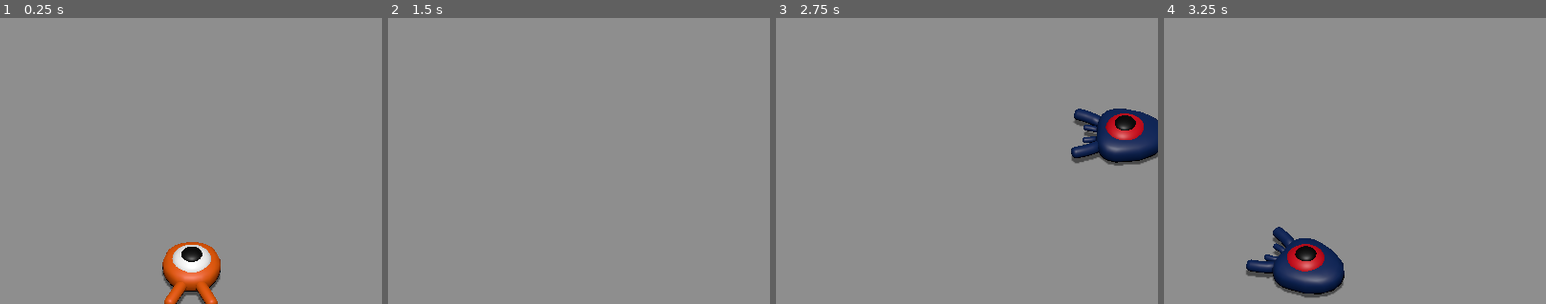
Above: before the commit, frames 1-4 (left to right).
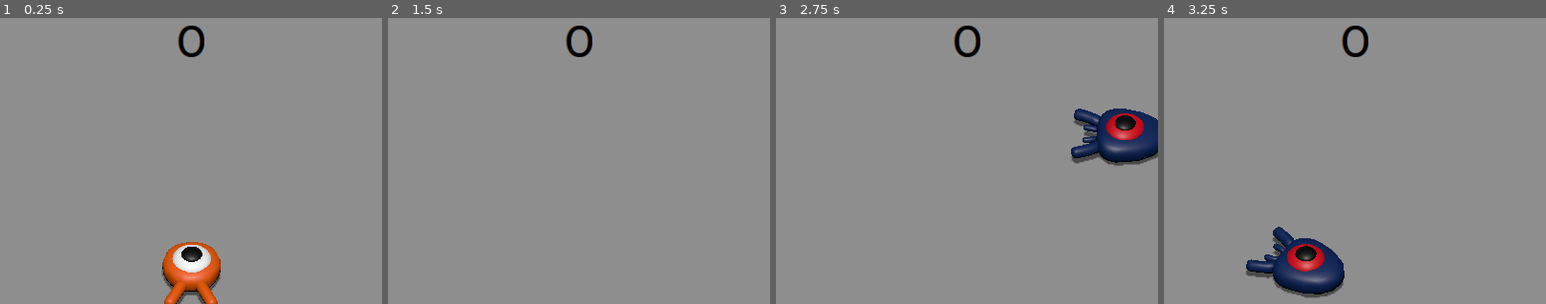
Above: after the commit, the same moments.

Repository: ParadoxV5/godot-first3D
Game: Godot game, scene res://main/main.tscn
The game is run twice, just before and just after one commit, with the same random seed, the same clock (stepped at 60 frames per second) and the same inputs.
Inputs:
- Up to frame 1 (0.25 s): no input
- Up to frame 2 (1.5 s): tap Enter at 0.5 s; hold Right (move_right) 0.53-1.28 s; tap Space (jump) at 0.77 s; hold Down (move_back) from 1.28 s (still down)
- Up to frame 3 (2.75 s): tap Space (jump) at 1.52 s; release Down (move_back) at 2.03 s; hold Right (move_right) from 2.03 s (still down)
- Up to frame 4 (3.25 s): release Right (move_right) at 2.78 s; hold Up (move_forward) from 2.78 s (still down); tap Space (jump) at 3.02 s
The pictures show only the part of the screen within x 25-75%, y 5-55%; the shares and areas given below are measured in that part.

The runs differ from the first frame. In frame 1, 0.4% of the frame differs, in the area x 46-54%, y 2-14%; in frame 2, 0.4%; in frame 3, 0.4%; in frame 4, 0.4%.

Commit message:
add Score display

Diff:
--- a/main/main.gd
+++ b/main/main.gd
@@ -5,6 +5,7 @@
 
 func _on_mob_spawn_timer_timeout() -> void:
   var mob: CharacterBody3D = mob_scene.instantiate()
+  mob.squashed.connect($UI/Score._on_Mob_squashed)
   # Unlike the Tuturial, this time I’m using a circularly
   # rotated `Vector3` to randomize the `start_position`
   mob.setup_position(
--- a/main/main.tscn
+++ b/main/main.tscn
@@ -1,14 +1,19 @@
-[gd_scene load_steps=6 format=3 uid="uid://c1funwtopiaoi"]
+[gd_scene load_steps=9 format=3 uid="uid://c1funwtopiaoi"]
 
 [ext_resource type="PackedScene" uid="uid://beo3duhd7iwot" path="res://player/player.tscn" id="1_g3xgd"]
 [ext_resource type="Script" path="res://main/main.gd" id="1_mu4jc"]
 [ext_resource type="PackedScene" uid="uid://dt2t7ofw185xl" path="res://mob/mob.tscn" id="3_tqv35"]
+[ext_resource type="FontFile" uid="uid://b82das4s4itv2" path="res://main/Montserrat-Medium.ttf" id="4_fdgk0"]
+[ext_resource type="Script" path="res://main/score.gd" id="5_q581c"]
 
 [sub_resource type="BoxShape3D" id="BoxShape3D_ihimu"]
 size = Vector3(50, 2, 50)
 
 [sub_resource type="BoxMesh" id="BoxMesh_dbmo4"]
 size = Vector3(50, 2, 50)
+
+[sub_resource type="Theme" id="Theme_8osnu"]
+default_font = ExtResource("4_fdgk0")
 
 [node name="Main" type="Node"]
 script = ExtResource("1_mu4jc")
@@ -52,5 +57,27 @@
 wait_time = 0.5
 autostart = true
 
+[node name="UI" type="Control" parent="."]
+layout_mode = 3
+anchors_preset = 15
+anchor_right = 1.0
+anchor_bottom = 1.0
+grow_horizontal = 2
+grow_vertical = 2
+theme = SubResource("Theme_8osnu")
+
+[node name="Score" type="Label" parent="UI"]
+layout_mode = 1
+anchors_preset = 10
+anchor_right = 1.0
+offset_top = 32.0
+offset_bottom = 114.0
+grow_horizontal = 2
+theme_override_colors/font_color = Color(0, 0, 0, 1)
+theme_override_font_sizes/font_size = 64
+text = "0"
+horizontal_alignment = 1
+script = ExtResource("5_q581c")
+
 [connection signal="hit" from="Player" to="." method="_on_player_hit"]
 [connection signal="timeout" from="MobSpawnTimer" to="." method="_on_mob_spawn_timer_timeout"]
--- /dev/null
+++ b/main/score.gd
@@ -0,0 +1,7 @@
+extends Label
+
+var score: int = 0
+
+func _on_Mob_squashed():
+  score += 1
+  text = str(score)
Not shown, added: main/Montserrat-Medium.LICENSE.txt
Binary file added: main/Montserrat-Medium.ttf
Not shown, added: main/Montserrat-Medium.ttf.import
